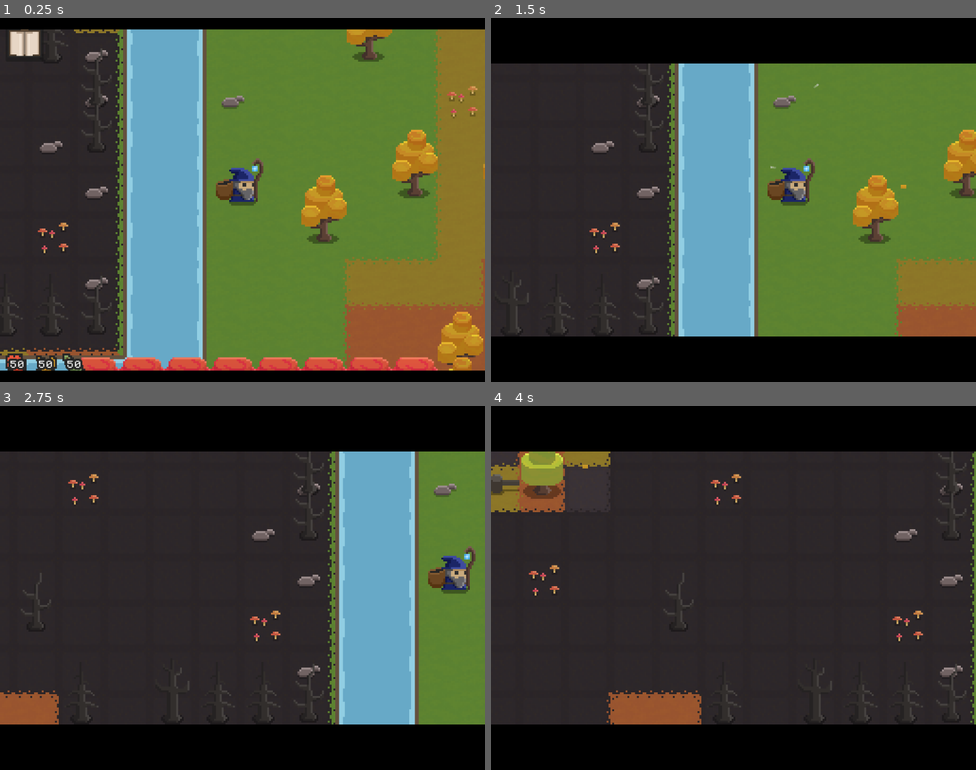
Above: before the commit, frames 1-4 (two rows, left to right).
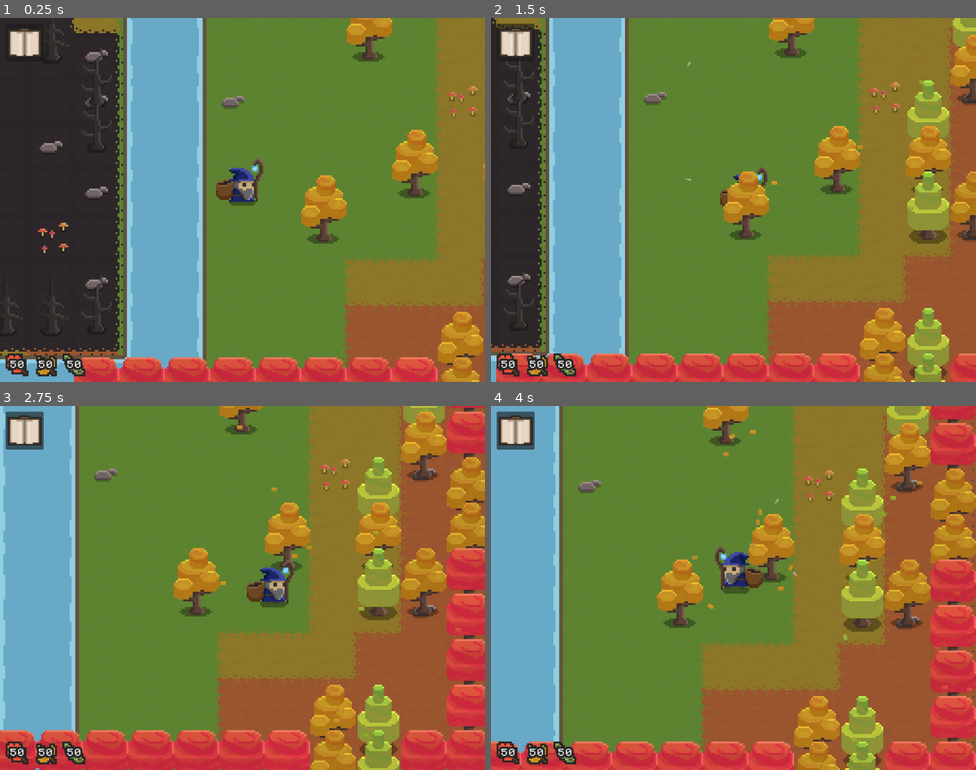
Above: after the commit, the same moments.

Repository: Pro1d/EchoesOfAmber
Game: Godot game, scene res://scenes/world.tscn
The game is run twice, just before and just after one commit, with the same random seed, the same clock (stepped at 60 frames per second) and the same inputs.
Inputs:
- Up to frame 1 (0.25 s): no input
- Up to frame 2 (1.5 s): hold D (move_right) 0.53-1.28 s; tap E (attract_leaves) at 0.6 s; hold S (move_down) from 1.28 s (still down); tap 3 (put_green) at 1.35 s
- Up to frame 3 (2.75 s): release S (move_down) at 2.03 s; hold D (move_right) from 2.03 s (still down); tap 1 (put_red) at 2.1 s
- Up to frame 4 (4 s): release D (move_right) at 2.78 s; hold W (move_up) 2.78-3.53 s; tap 2 (put_yellow) at 2.85 s; hold A (move_left) from 3.53 s (still down); tap E (attract_leaves) at 3.6 s

The runs differ from the first frame. In frame 1, 6.7% of the frame differs, in the area x 0-100%, y 0-100%; in frame 2, 82%; in frame 3, 100%; in frame 4, 100%.

Commit message:
Fix coloration

Diff:
--- a/scripts/pileable_tile.gd
+++ b/scripts/pileable_tile.gd
@@ -89,7 +89,7 @@
 
 
 func get_building_type() -> BuildingType:
-	if is_structure_built != null:
+	if is_structure_built:
 		return built_structure
 
 	var red_piles := len(spawned_piles.filter(func (p: LeavePile) -> bool: return p.pile_type == Leave.LeaveType.RED))
@@ -137,11 +137,11 @@
 		_: return Leave.LeaveType.RED
 
 
-func spread_leaves(leave_type: Leave.LeaveType) -> void:
+func spread_leaves(leave_type: Leave.LeaveType, allow_piles: bool) -> void:
 	if can_spawn_leave():
-		if is_colored:
+		if is_colored and allow_piles:
 			_spawn_pile(leave_type)
-		else:
+		elif not is_colored:
 			_colorize_tile(leave_type)
 
 	sprite.visible = can_spawn_leave()
@@ -166,9 +166,9 @@
 	Config.sfx.play_grass_fx()
 
 	if len(spawned_piles) == 3:
+		var building_type := get_building_type()
 		is_structure_built = true
-
-		var building_type := get_building_type()
+		printt("buildin ", building_type)
 
 		spawned_piles[0].animate_build()
 		await get_tree().create_timer(0.07).timeout
@@ -176,7 +176,6 @@
 		await get_tree().create_timer(0.07).timeout
 		spawned_piles[2].animate_build()
 		await get_tree().create_timer(0.15).timeout
-
 		_build(building_type)
 
 # Propagate leaves around this building.
@@ -198,11 +197,13 @@
 			if built_structure and built_structure in [BuildingType.RedTree, BuildingType.GreenTree, BuildingType.YellowTree]:
 				color = _get_leave_type(built_structure)
 
-			propagated_tile.spread_leaves(color)
+			propagated_tile.spread_leaves(color, false)
 			await get_tree().create_timer(0.1).timeout
 
 
 func _build(building_type: BuildingType) -> void:
+	built_structure = building_type
+
 	var coords : Vector2i = buildings_map[building_type]
 	var tilemap: TileMapLayer = Config.root_2d
 	tilemap.set_cell(tilemap_cell, 0, coords)
--- a/scripts/world.gd
+++ b/scripts/world.gd
@@ -14,7 +14,7 @@
 	Leave.LeaveType.GREEN: 500
 }
 
-static var SKIP_INTRO := false
+static var SKIP_INTRO := true
 
 func _ready() -> void:
 	player.on_leave_in_backpack.connect(_on_leave_in_backpack)
@@ -44,7 +44,7 @@
 
 	if has_enough_leaves and pileable_tile.can_spawn_leave():
 		leaves_count[leave_type] -= cost
-		pileable_tile.spread_leaves(leave_type)
+		pileable_tile.spread_leaves(leave_type, true)
 		_update_leaves_hud(true)
 
 	player.play_pile_desposit_animation(leave_type, has_enough_leaves)
